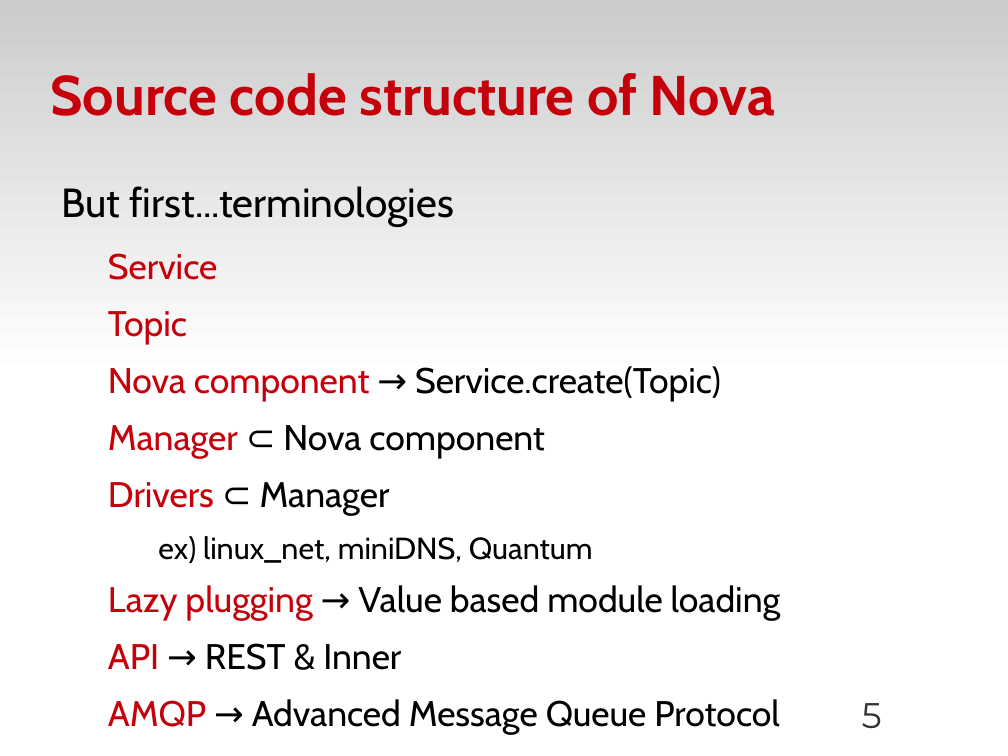
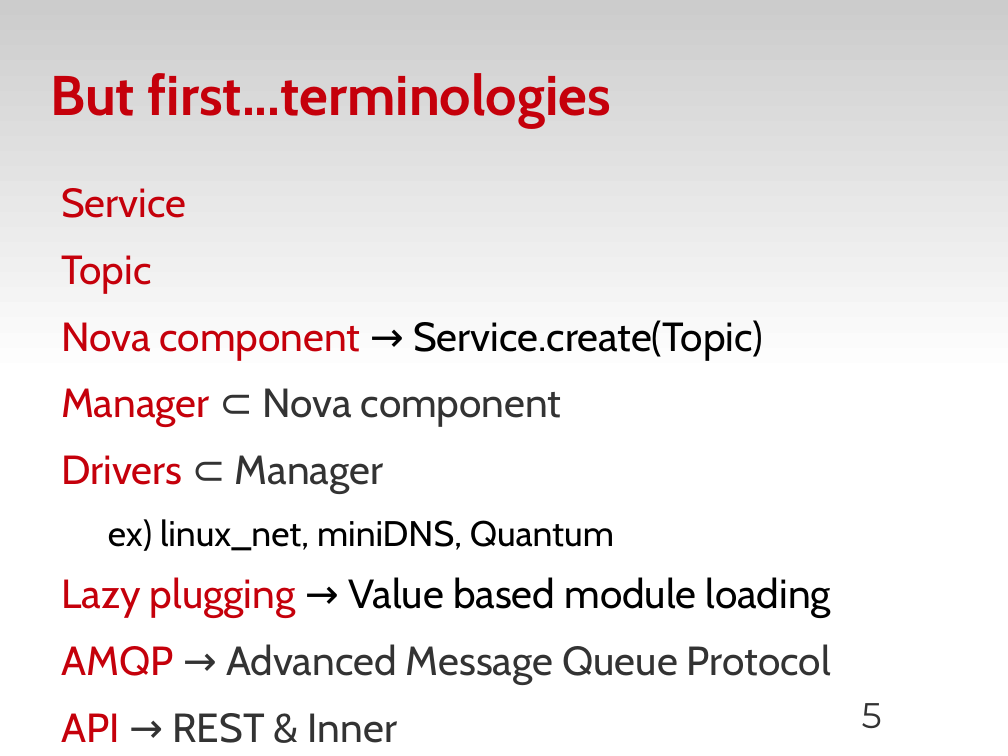
Before and after one commit to zyluo/talk-COSUG-2012, a slide deck: slide 5 of COSUG-2012.odp. Drawn at 1008x756 pixels with LibreOffice and Linux fonts; fonts in the diff are those of the drawing; background and template pictures are left out. Boxes give left, top, right and bottom in pixels: in the first picture for what was removed or moved away, otherwise in the second. Text is boxed around its words. In the diff, an @@ line names an element or a change of style, - is before the commit and + after.

```diff
--- a/COSUG-2012.odp
+++ b/COSUG-2012.odp
@@ title at (50, 73, 611, 128): text changed @@
-Source code structure of Nova
+But first...terminologies
@@ text at (61, 186, 454, 226): paragraph removed @@
-But first...terminologies
@@ text at (61, 188, 831, 743): size 28 to 32 pt in "Service", "Topic", "Nova component → Service.create(Topic)", "Manager ⊂ Nova component" and 3 more places; text colour #000000 to #333333 in "⊂ Nova component", "⊂ Manager", "→ REST & Inner"; size 24 to 28 pt in "ex) linux_net, miniDNS, Quantum"; list level 2 to 1 in "Service"; list level 2 to 1 in "Topic"; list level 2 to 1 in "Nova component → Service.create(Topic)"; list level 2 to 1 in "Manager ⊂ Nova component"; list level 2 to 1 in "Drivers ⊂ Manager"; list level 3 to 2 in "ex) linux_net, miniDNS, Quantum"; list level 2 to 1 in "Lazy plugging → Value based ..."; list level 2 to 1 in "API → REST & Inner" @@
@@ text at (61, 644, 831, 684): paragraph added @@
+AMQP → Advanced Message Queue Protocol
@@ text at (108, 699, 779, 734): paragraph removed @@
-  AMQP → Advanced Message Queue Protocol
```
Also in this commit, not shown: 5 other slides changed, 1 other file.
